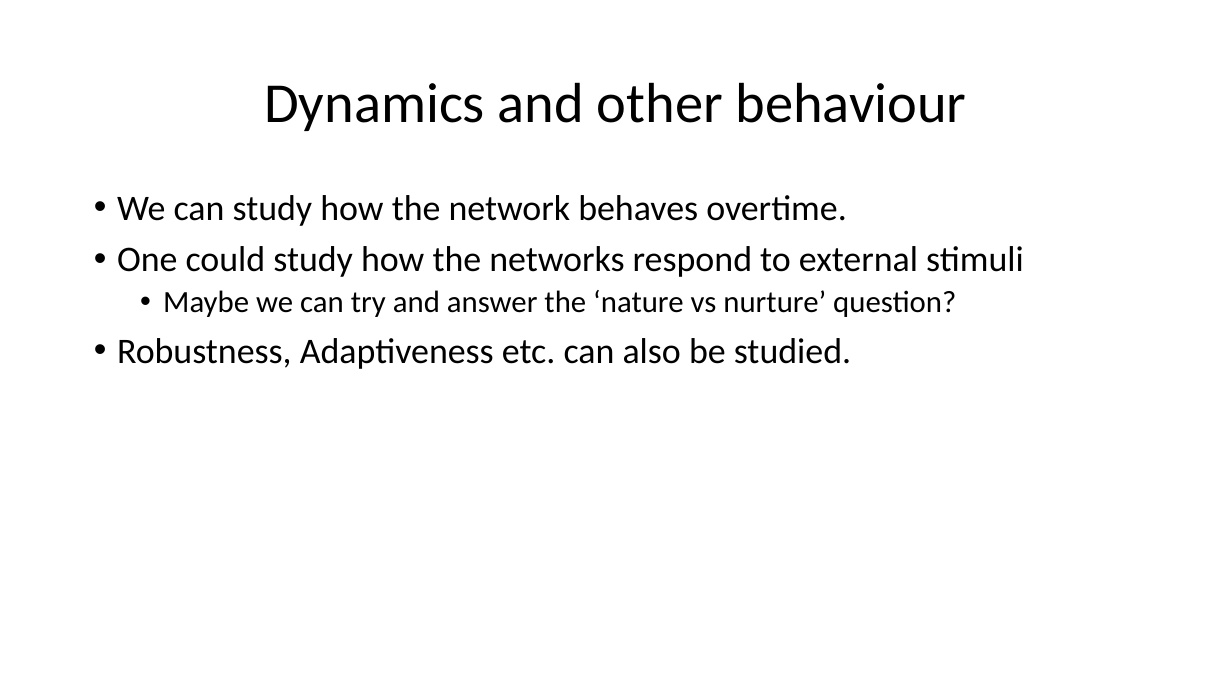
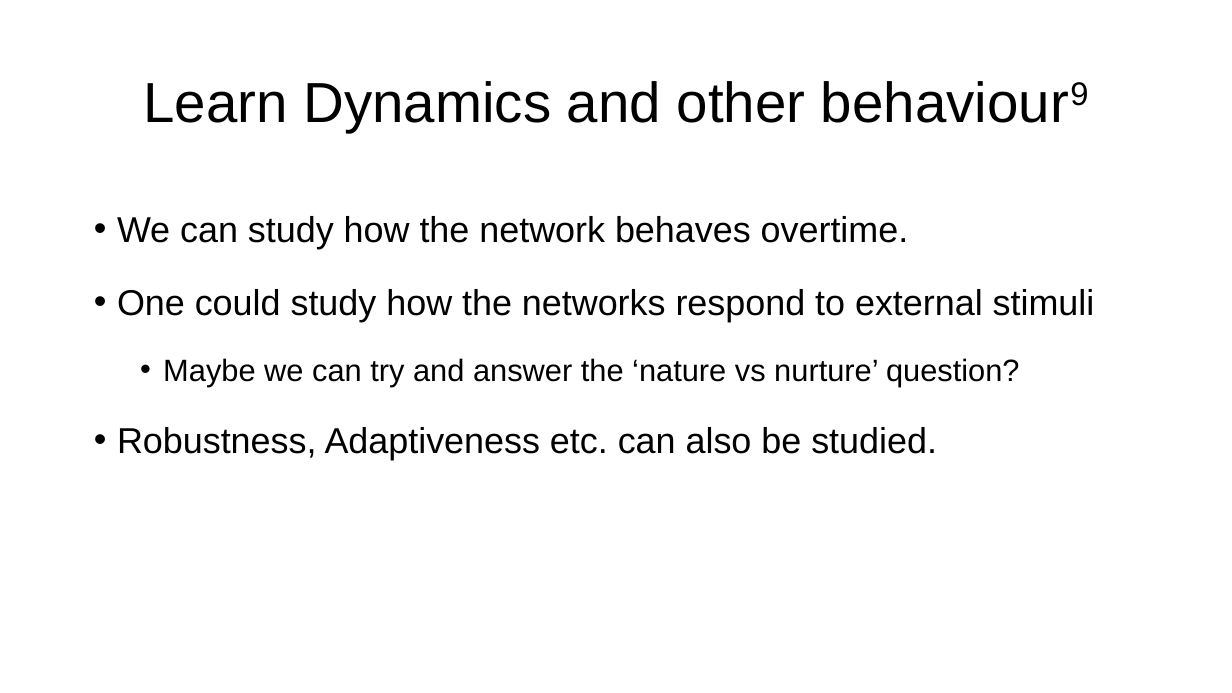
Before and after one commit to VenkiPhy6/seminar-thirdsem, a slide deck: slide 19 of A Primer to Complex Diseases.pptx. Drawn at 1232x693 pixels with LibreOffice and Linux fonts; fonts in the diff are those of the drawing. Boxes give left, top, right and bottom in pixels: in the first picture for what was removed or moved away, otherwise in the second. Text is boxed around its words. In the diff, an @@ line names an element or a change of style, - is before the commit and + after.

```diff
--- a/A Primer to Complex Diseases.pptx
+++ b/A Primer to Complex Diseases.pptx
@@ title at box(143, 81, 806, 132): text changed; font Calibri to Arial @@
-Dynamics and other behaviour
+Learn Dynamics and other behaviour9
@@ text "We can study how the ..." at box(117, 216, 1095, 460): font Calibri to Arial; line spacing 0.9 to 1.4; more space between paragraphs @@
```
Also in this commit, not shown: 13 other slides changed, 5 slides added, 1 slide removed, 2 other files.
